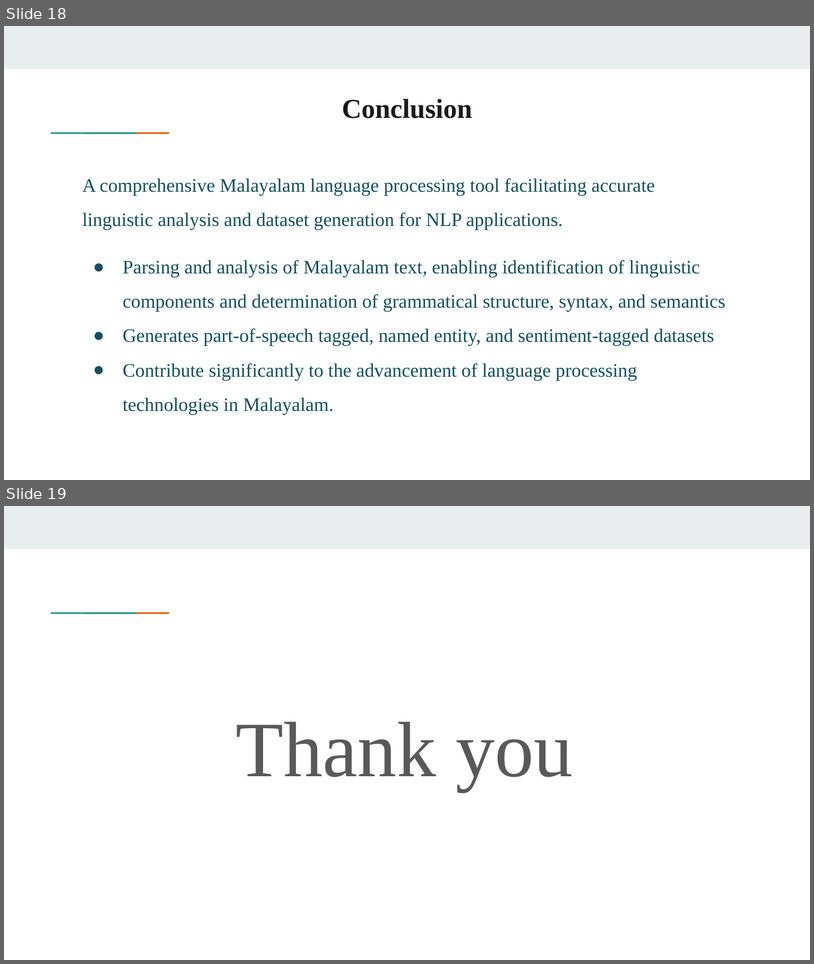
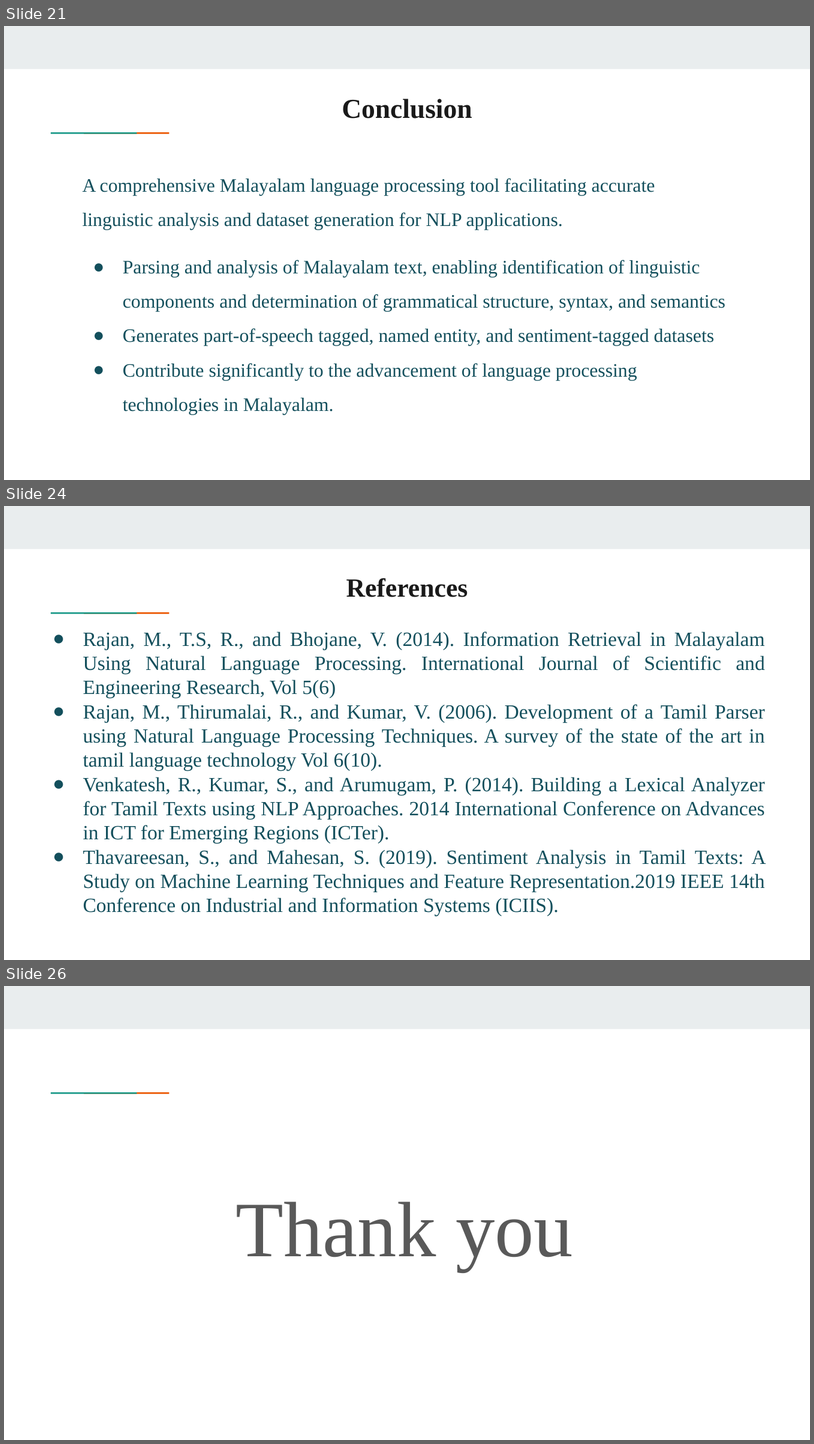
Before and after one commit to gauthamcsudheer/Malayalam-Parser, a slide deck: Presentations/DesignPresentation.pptx. Shown one above the other, each under a label of ours: slides 18 and 19 before the commit, slides 21, 24 and 26 after it; the slides between them are not shown. The pictures are 814x964 and 814x1444 pixels, drawn with LibreOffice and Linux fonts; fonts in the diff are those of the drawing. Boxes give left, top, right and bottom in pixels: in the first picture for what was removed or moved away, otherwise in the second. Text is boxed around its words. In the diff, an @@ line names an element or a change of style, - is before the commit and + after.

```diff
--- a/Presentations/DesignPresentation.pptx
+++ b/Presentations/DesignPresentation.pptx
@@ slide 24 added at [4, 506, 810, 960], background #FFFFFF; not listed: 3 template elements that a slide beside it also shows @@
@@ title added at [347, 578, 468, 597], 23.4 pt, text #1A1A1A, bold @@
+References
@@ text added at [83, 631, 766, 916], 18 pt, text #134F5C @@
+● Rajan, M., T.S, R., and Bhojane, V. (2014). Information Retrieval in Malayalam Using Natural Language Processing. International Journal of Scientific and Engineering Research, Vol 5(6)
+● Rajan, M., Thirumalai, R., and Kumar, V. (2006). Development of a Tamil Parser using Natural Language Processing Techniques. A survey of the state of the art in tamil language technology Vol 6(10).
+● Venkatesh, R., Kumar, S., and Arumugam, P. (2014). Building a Lexical Analyzer for Tamil Texts using NLP Approaches. 2014 International Conference on Advances in ICT for Emerging Regions (ICTer).
+● Thavareesan, S., and Mahesan, S. (2019). Sentiment Analysis in Tamil Texts: A Study on Machine Learning Techniques and Feature Representation.2019 IEEE 14th Conference on Industrial and Information Systems (ICIIS).
@@ what was slide 18 is now slide 21 @@
@@ what was slide 19 is now slide 26 @@
```
Also in this commit, not shown: 1 slide changed, 6 other slides added, 10 other files.
